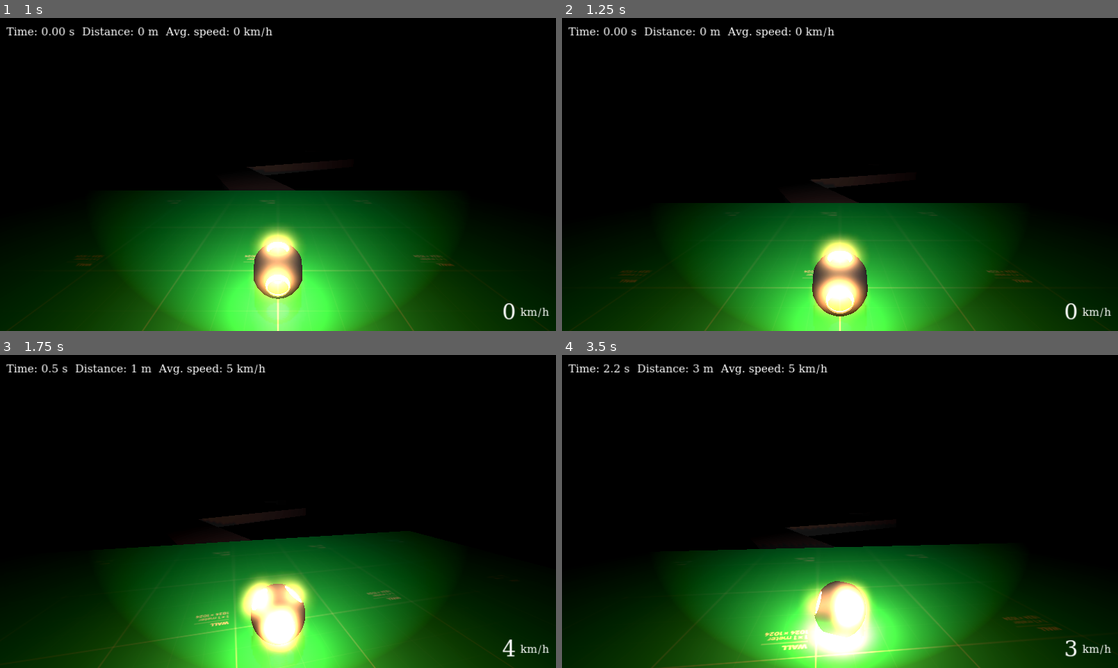
Above: before the commit, frames 1-4 (two rows, left to right).
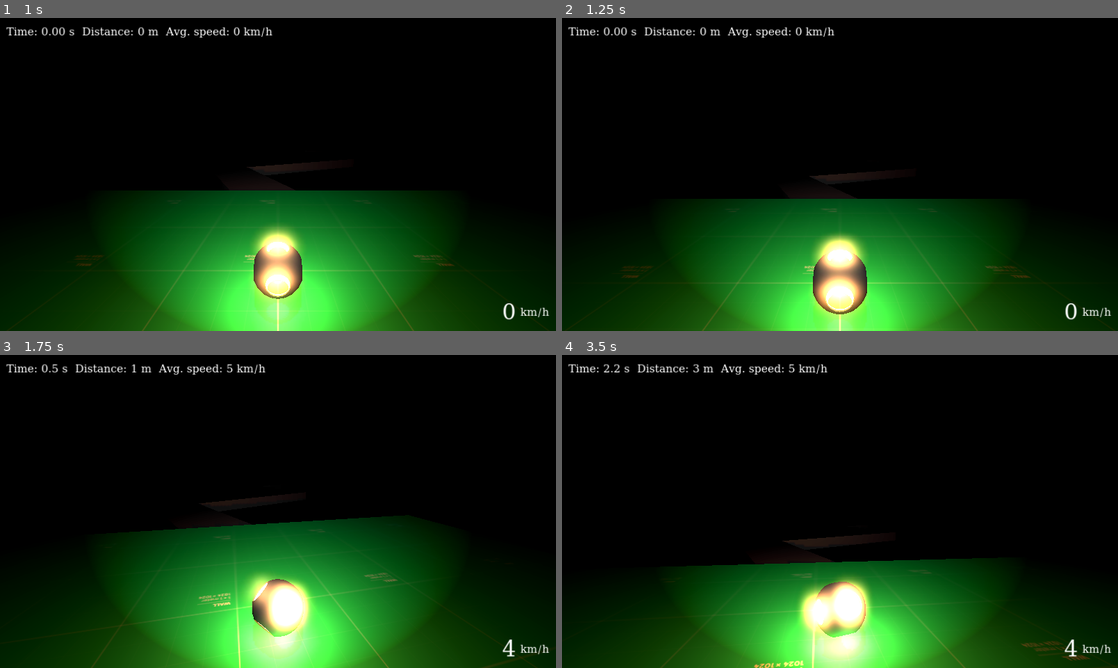
Above: after the commit, the same moments.

Repository: tihepo/wiggle-ball
Game: Godot game, scene res://scenes/start.tscn
The game is run twice, just before and just after one commit, with the same random seed, the same clock (stepped at 60 frames per second) and the same inputs.
Inputs (mouse positions are in pixels of both pictures, inside the frame that each line leads up to):
- Up to frame 1 (1 s): click "Start" at 0.5 s
- Up to frame 2 (1.25 s): no input
- Up to frame 3 (1.75 s): tap Enter (ui_accept) at 1.25 s; move the mouse to (305, 511) at 1.27 s; hold W (move_forward) from 1.28 s (still down); tap Space (move_jump) at 1.52 s
- Up to frame 4 (3.5 s): keep holding W (move_forward); move the mouse to (812, 511) at 2.02 s; tap Space (move_jump) at 2.27 s; move the mouse to (851, 505) at 2.77 s

Frame 1 is identical in both runs. In frame 2, 2.4% of the frame differs, in the area x 10-85%, y 49-100%; in frame 3, 12%, in the area x 16-95%, y 44-100%; in frame 4, 9.3%.

Commit message:
Tweak movement a bit. Mostly for keyboard steering which is now dependent on the balls velocity

Diff:
--- a/scenes/ball.gd
+++ b/scenes/ball.gd
@@ -1,13 +1,13 @@
 extends RigidBody3D
 
 var mouse_sensitivity = .05
-var key_sensitivity = 60.
+var key_sensitivity = 7.
 var jump_power = 1.
 
 @onready var camera = $Target/camera
 var speed = 20.0
 var running = false
-var jumping = true
+var jumping = false
 var steering = false
 var wiggle_factor_min = 0.1
 var wiggle_factor_max = 3.0
@@ -35,7 +35,7 @@
 	# Increase speed slowly
 	speed *= 1 + .01 * delta
 
-	var x = Input.get_axis("move_left", "move_right") * key_sensitivity * delta
+	var x = Input.get_axis("move_left", "move_right") * (1.0+linear_velocity.length()) * key_sensitivity * delta
 	var y = 0 #Input.get_axis("move_forward", "move_backward") * key_sensitivity * delta
 	if !(is_zero_approx(x) and is_zero_approx(y)):
 		steer(x, y)
@@ -51,6 +51,7 @@
 
 func steer(x, y):
 	apply_torque(camera.basis * Vector3(y, 0, -x * 4) )
+	apply_torque(camera.basis * Vector3(-abs(x)*3, 0, 0) )
 	if steering:
 		apply_central_impulse(camera.basis * Vector3(x, 0.01, -abs(x) * wiggle_factor ))
 
--- a/scenes/ball.tscn
+++ b/scenes/ball.tscn
@@ -49,7 +49,7 @@
 continuous_cd = true
 max_contacts_reported = 1
 linear_damp = 1.0
-angular_damp = 0.5
+angular_damp = 0.01
 script = ExtResource("1_7pkxo")
 
 [node name="Target" type="Node3D" parent="."]
